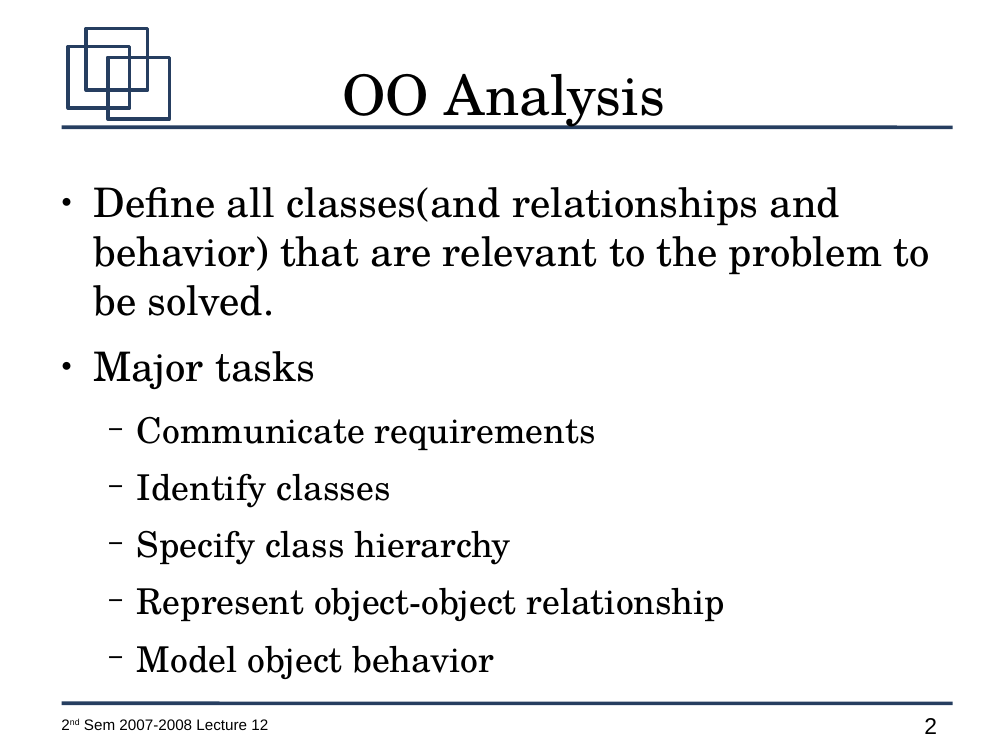
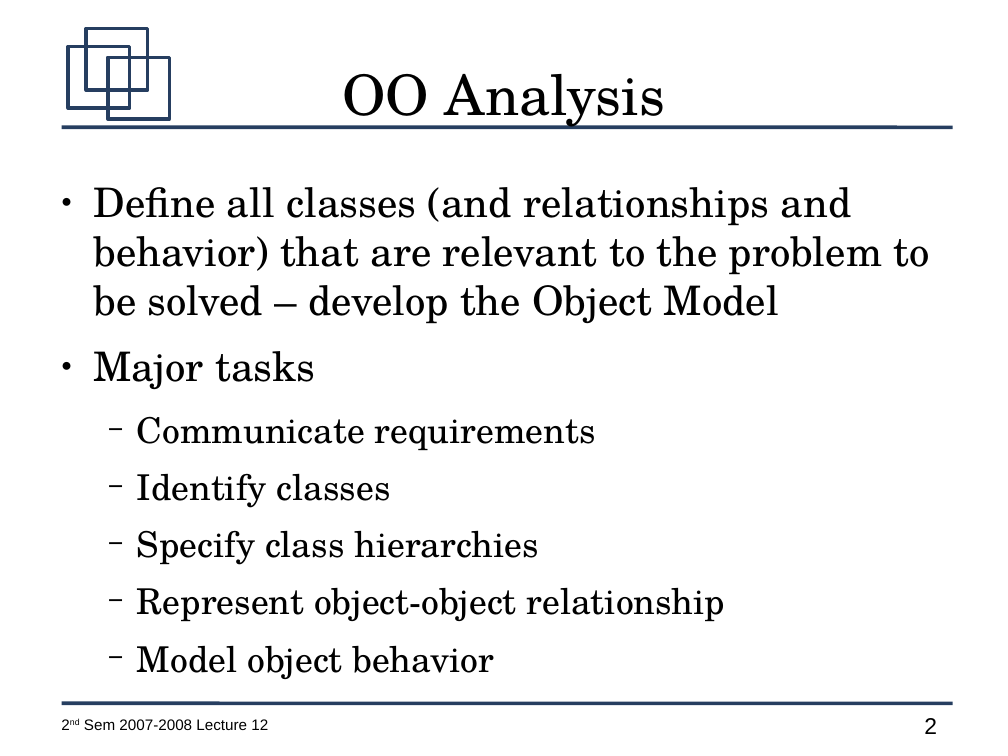
Before and after one commit to jachermocilla/jach-homepage, a slide deck: slide 2 of CMSC128-2nd-Sem-2007-L12.odp. Drawn at 1008x756 pixels with LibreOffice and Linux fonts; fonts in the diff are those of the drawing. Boxes give left, top, right and bottom in pixels: in the first picture for what was removed or moved away, otherwise in the second. Text is boxed around its words. In the diff, an @@ line names an element or a change of style, - is before the commit and + after.

```diff
--- a/CMSC128-2nd-Sem-2007-L12.odp
+++ b/CMSC128-2nd-Sem-2007-L12.odp
@@ text at <box>94,187,930,324</box>: text changed @@
-● Define all classes(and relationships and behavior) that are relevant to the problem to be solved.
+● Define all classes (and relationships and behavior) that are relevant to the problem to be solved – develop the Object Model
@@ text at <box>137,530,538,565</box>: text changed @@
-  − Specify class hierarchy
+  − Specify class hierarchies
```
Also in this commit, not shown: 12 other slides changed, 9 slides added, 1 slide removed.
